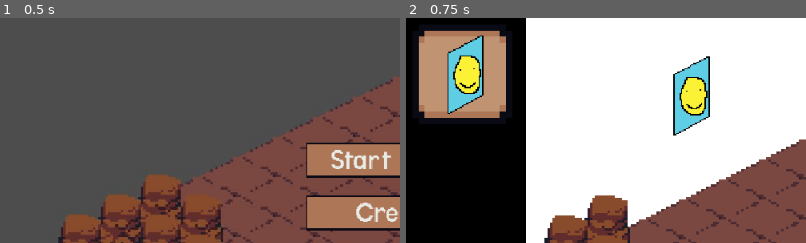
Above: before the commit, frames 1-2 (left to right).
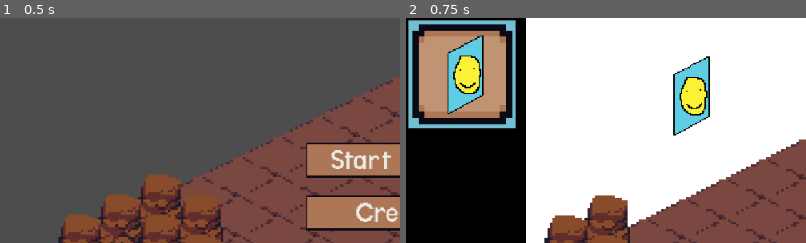
Above: after the commit, the same moments.

Repository: colejparker/brackeysgamejam2026_1
Game: Godot game, scene res://src/game.tscn
The game is run twice, just before and just after one commit, with the same random seed, the same clock (stepped at 60 frames per second) and the same inputs. The engine's default icon, where the game draws it, is replaced by a stand-in: a white triangle on a blue panel in a dark square.
Inputs:
- Up to frame 1 (0.5 s): no input
- Up to frame 2 (0.75 s): click "Start Game" at 0.5 s
The pictures show only the part of the screen within x 0-50%, y 0-50%; the shares and areas given below are measured in that part.

Frame 1 is identical in both runs. In frame 2, 2.4% of the frame differs, in the area x 0-28%, y 0-50%.

Commit message:
Inventory wip

Diff:
--- a/brackeysgamejam-2026-1/inventory_slot.gd
+++ b/brackeysgamejam-2026-1/inventory_slot.gd
@@ -1,12 +1,18 @@
 extends PanelContainer
 
 @export var furniture_data: FurnitureData
+@export var is_active: bool = false
 @onready var sprite = $Sprite2D
+@onready var active_slot = $ActiveSlot
 
 func _ready() -> void:
-	if furniture_data:
+	update_for_change()
+
+func update_for_change() -> void:
+	if furniture_data != null:
 		sprite.texture = furniture_data.texture
 		sprite.hframes = 2 if furniture_data.is_wall else 4
 		sprite.frame = 0
 	else:
 		sprite.texture = null
+	active_slot.visible = is_active
--- a/brackeysgamejam-2026-1/project.godot
+++ b/brackeysgamejam-2026-1/project.godot
@@ -78,6 +78,16 @@
 "events": [Object(InputEventKey,"resource_local_to_scene":false,"resource_name":"","device":-1,"window_id":0,"alt_press …(195 unchanged characters)…
 ]
 }
+inventory={
+"deadzone": 0.2,
+"events": [Object(InputEventKey,"resource_local_to_scene":false,"resource_name":"","device":-1,"window_id":0,"alt_pressed":false,"shift_pressed":false,"ctrl_pressed":false,"meta_pressed":false,"pressed":false,"keycode":0,"physical_keycode":73,"key_label":0,"unicode":105,"location":0,"echo":false,"script":null)
+]
+}
+test_action={
+"deadzone": 0.2,
+"events": [Object(InputEventKey,"resource_local_to_scene":false,"resource_name":"","device":-1,"window_id":0,"alt_pressed":true,"shift_pressed":false,"ctrl_pressed":false,"meta_pressed":false,"pressed":false,"keycode":0,"physical_keycode":81,"key_label":0,"unicode":0,"location":0,"echo":false,"script":null)
+]
+}
 
 [rendering]
 
--- a/brackeysgamejam-2026-1/src/design/world/design_world.tscn
+++ b/brackeysgamejam-2026-1/src/design/world/design_world.tscn
@@ -95,6 +95,7 @@
 [node name="InventorySlot" parent="GUI/GridContainer" unique_id=824199867 instance=ExtResource("6_k1s3p")]
 layout_mode = 2
 furniture_data = ExtResource("4_k1s3p")
+is_active = true
 
 [node name="InventoryUI" type="CanvasLayer" parent="." unique_id=894941456]
 visible = false
@@ -106,7 +107,6 @@
 color = Color(0, 0, 0, 1)
 
 [node name="Inv" type="GridContainer" parent="InventoryUI" unique_id=12437318]
-unique_name_in_owner = true
 offset_left = 52.0
 offset_top = 47.0
 offset_right = 318.0
--- a/brackeysgamejam-2026-1/src/design/world/inventory_slot.tscn
+++ b/brackeysgamejam-2026-1/src/design/world/inventory_slot.tscn
@@ -11,6 +11,11 @@
 theme_override_styles/panel = SubResource("StyleBoxEmpty_mpd28")
 script = ExtResource("1_mpd28")
 
+[node name="ActiveSlot" type="ColorRect" parent="." unique_id=1111453072]
+visible = false
+layout_mode = 2
+color = Color(0.4509804, 0.74509805, 0.827451, 1)
+
 [node name="Frame" type="Sprite2D" parent="." unique_id=1912419157]
 position = Vector2(43, 43)
 scale = Vector2(5, 5)
--- a/brackeysgamejam-2026-1/src/design/world/inventory_ui.gd
+++ b/brackeysgamejam-2026-1/src/design/world/inventory_ui.gd
@@ -3,10 +3,30 @@
 const INVSIZE = 18
 const inv_slot_scene = preload("res://src/design/world/inventory_slot.tscn")
 
+@onready var inv = $Inv
+
+var slots = []
+
 func _ready():
 	for i in range(INVSIZE):
 		var slot := inv_slot_scene.instantiate()
-		%Inv.add_child(slot)
+		inv.add_child(slot)
+		slots.append(slot)
+	update_with_inventory()
+	Game.inventory_updated.connect(update_with_inventory)
 
-func update_with_inventory(list_of_items: Array[FurnitureData]) -> void:
-	pass
+func _physics_process(delta: float) -> void:
+	if Input.is_action_just_pressed("inventory"):
+		visible = !visible
+
+	if Input.is_action_just_pressed("test_action"):
+		Game.add_item_to_inventory.emit("Apple")
+
+func update_with_inventory() -> void:
+	for i in slots.size():
+		if i < Game.inventory.size():
+			slots[i].furniture_data = Game.inventory[i]
+		else:
+			slots[i].furniture_data = null
+		slots[i].is_active = Game.selected_inventory_slot == i
+		slots[i].update_for_change()
--- a/brackeysgamejam-2026-1/src/global/game.gd
+++ b/brackeysgamejam-2026-1/src/global/game.gd
@@ -3,13 +3,23 @@
 @export var next_bugger_level: PackedScene = preload("res://src/bugger/levels/bugger_1.tscn")
 @export var next_furniture_item: PackedScene
 @export var cost_of_next_item: float = 1.0
+var inventory: Array[FurnitureData] = []
+var selected_inventory_slot = 0
 
 var pause_menu: PackedScene = preload("res://src/global/ui/pause_menu.tscn")
 
 signal money_changed(new_amount: int)
+signal add_item_to_inventory(name: String)
+signal remove_item_from_inventory(name: String)
+signal inventory_updated()
+
+var furniture_catalog: Dictionary[String, FurnitureData] = {}
 
 func _ready():
 	process_mode = Node.PROCESS_MODE_ALWAYS
+	prepare_furniture_catalog()
+	add_item_to_inventory.connect(_on_add_item_to_inventory)
+	remove_item_from_inventory.connect(_on_remove_item_from_inventory)
 
 var money: int = 5:
 	set(value):
@@ -25,6 +35,13 @@
 func load_next_bugger_level():
 	get_tree().change_scene_to_packed(next_bugger_level)
 
+func prepare_furniture_catalog():
+	const FURNITURE_RESOURCE_DIR = "res://src/global/Furniture(Resources)/"
+	for file_name in DirAccess.get_files_at(FURNITURE_RESOURCE_DIR):
+		if file_name.ends_with(".tres"):
+			var furniture_data = ResourceLoader.load(FURNITURE_RESOURCE_DIR + file_name) as FurnitureData
+			furniture_catalog.set(furniture_data.name, furniture_data)
+
 func _input(event):
 	if event.is_action_pressed("escape"):
 		if get_tree().current_scene.scene_file_path.contains("game.tscn"):
@@ -38,3 +55,18 @@
 			var pause_node = get_tree().current_scene.get_node_or_null("PauseMenu")
 			if pause_node:
 				pause_node.queue_free()
+
+func _on_add_item_to_inventory(name: String):
+	inventory.append(furniture_catalog.get(name))
+	inventory_updated.emit()
+	print(inventory)
+
+func _on_remove_item_from_inventory(name: String):
+	var index_to_remove = -1
+	for i in inventory.size():
+		if inventory[i].name == name:
+			index_to_remove = i
+			break
+	if index_to_remove >= 0:
+		inventory.remove_at(index_to_remove)
+	inventory_updated.emit()
